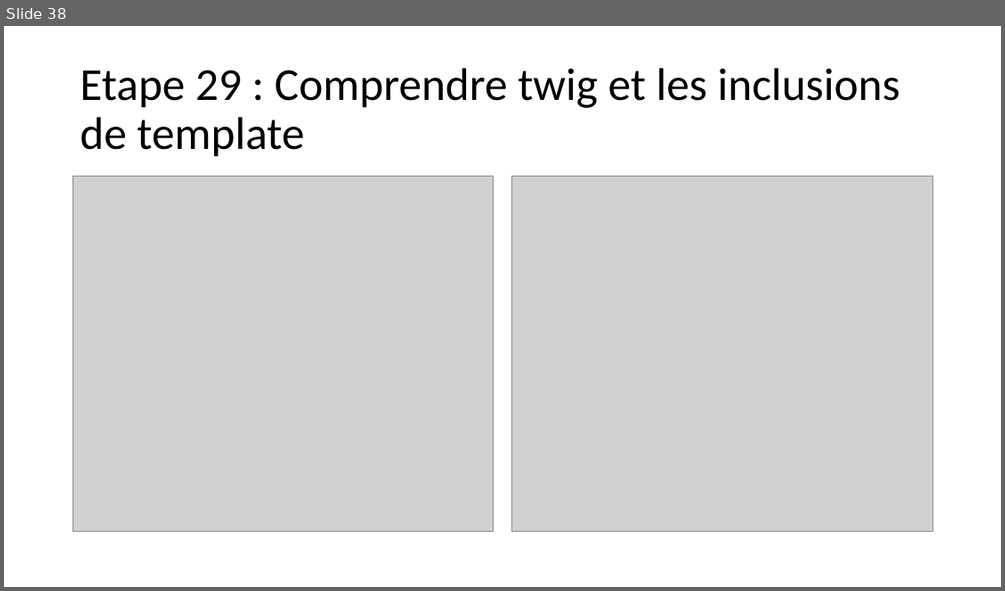
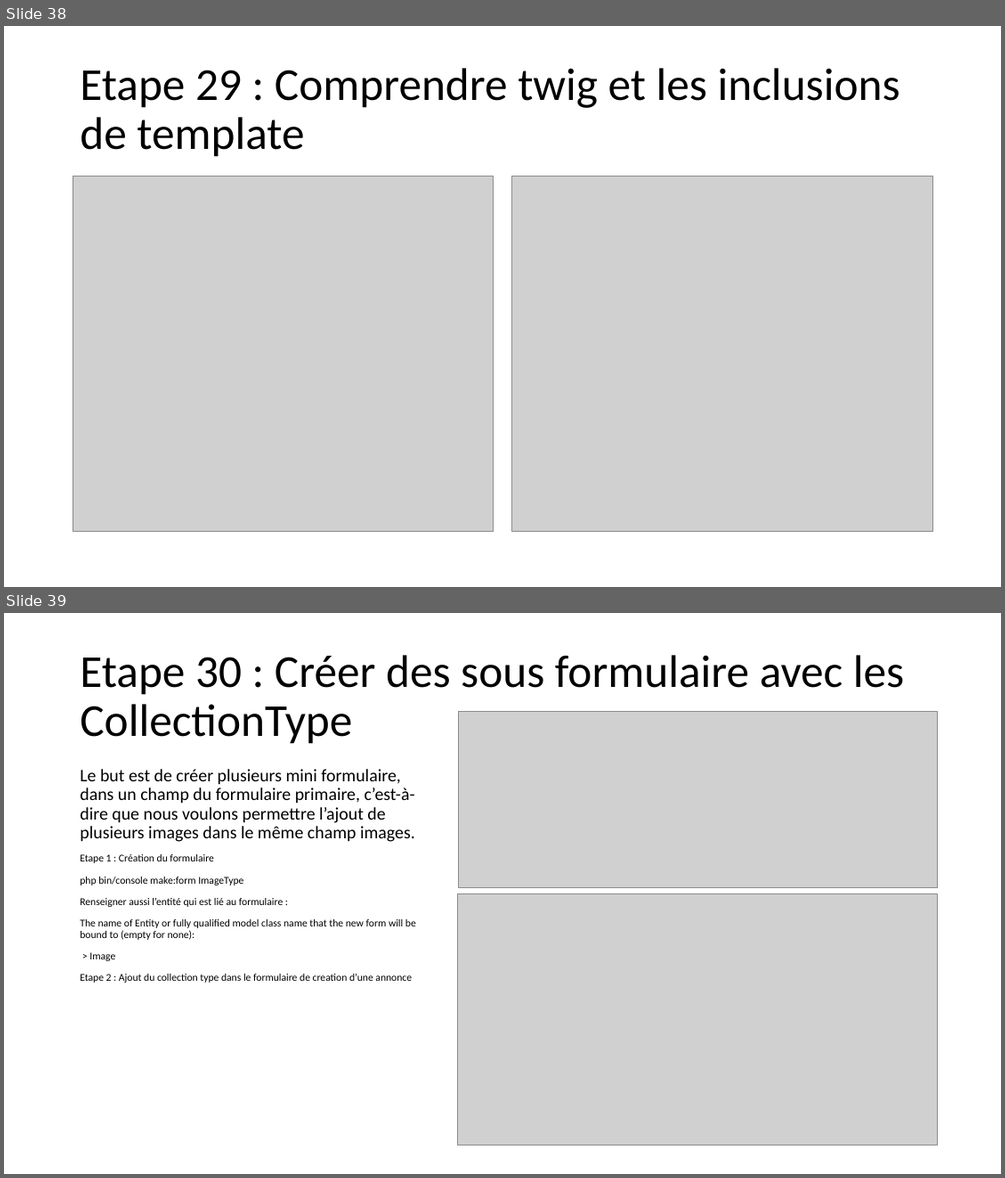
Before and after one commit to SAMTHP/TP_AFPAA, a slide deck: Apprendre symfony.pptx. Shown one above the other, each under a label of ours: slide 38 before the commit, slides 38 and 39 after it. The pictures are 1005x591 and 1005x1178 pixels, drawn with LibreOffice and Linux fonts; fonts in the diff are those of the drawing; grey boxes stand for pictures. Boxes give left, top, right and bottom in pixels: in the first picture for what was removed or moved away, otherwise in the second. Text is boxed around its words. In the diff, an @@ line names an element or a change of style, - is before the commit and + after.

```diff
--- a/Apprendre symfony.pptx
+++ b/Apprendre symfony.pptx
@@ slide 39 added at [4, 613, 1001, 1174], background #FFFFFF @@
@@ title added at [80, 655, 904, 744], 44 pt, text #000000 @@
+Etape 30 : Créer des sous formulaire avec les CollectionType
@@ picture added at [458, 712, 938, 887] @@
@@ text added at [80, 769, 416, 982], 10 pt, text #000000 @@
+Le but est de créer plusieurs mini formulaire, dans un champ du formulaire primaire, c’est-à-dire que nous voulons permettre l’ajout de plusieurs images dans le même champ images.
+Etape 1 : Création du formulaire
+php bin/console make:form ImageType
+Renseigner aussi l’entité qui est lié au formulaire :
+The name of Entity or fully qualified model class name that the new form will be bound to (empty for none):
+> Image
+Etape 2 : Ajout du collection type dans le formulaire de creation d’une annonce
@@ picture added at [458, 893, 938, 1144] @@
```
Also in this commit, not shown: 4 other slides added, 1 other file.
